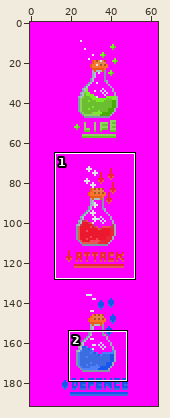
File history of a pixel-art file, _assets/itens/potion.ase. The first picture is a wide view before the edit; the outline marks the close-up.
Close-up. As it was:
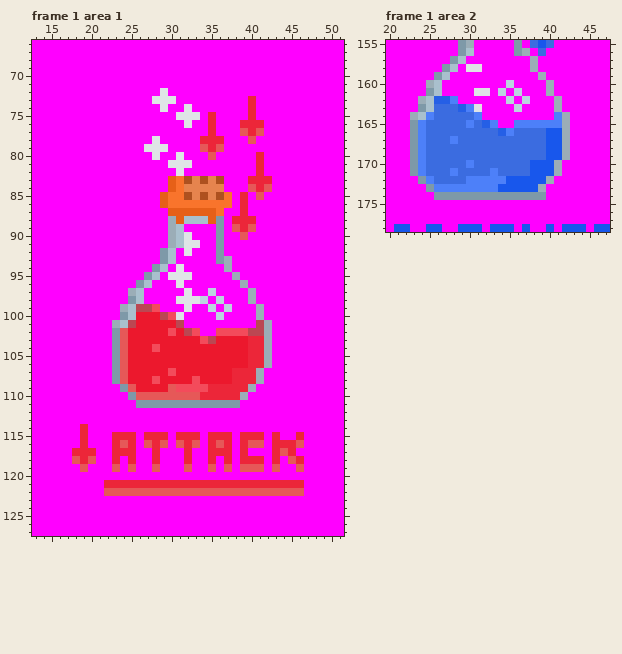
64x192 pixels, 4 frames. Shown: frame 1 area 1: x 13..51, y 66..127; frame 1 area 2: x 20..47, y 155..178. The commit also changed other frames or places, which this record leaves out.
And afterwards:
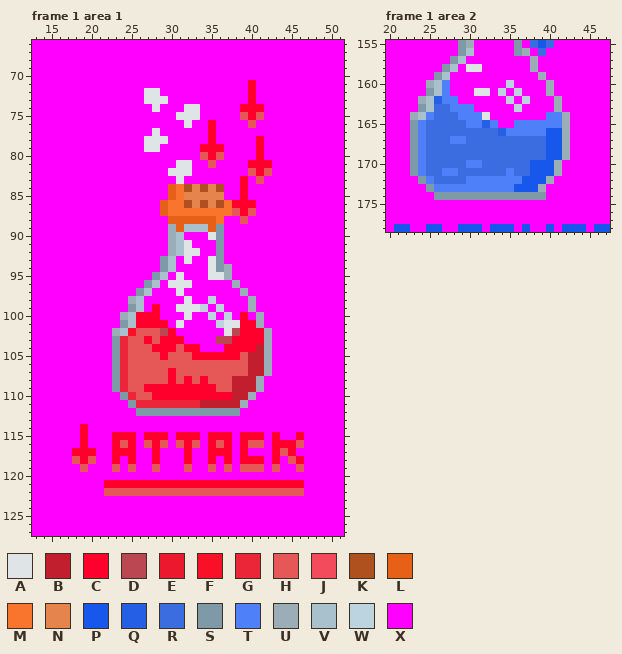
Palette (. is transparent): A #dfe4e6  B #c11f2d  C #ff002d  D #bb4752  E #ec182d  F #f90f26  G #ec2639  H #e65858  J #f34b5b  K #ae511f  L #e66018  M #f9742c  N #e6844e  P #1857ec  Q #255fe6  R #3b6ce0  S #7e99a8  T #4d80f9  U #9badb7  V #a9c0cd  W #bcd3e0  X #ff00ff
From old to new:
Changed rows in their new state; - is an unchanged pixel.
Frame 1 area 1, layer "Layer 1":
first column x 18:
 71 ----------------------C------
 72 ---------AAX----------C------
 73 ---------A--X---------C------
 74 ----------AX---A-----CCC-----
 75 -----------------X---HCH-----
 76 -----------------C---XHX-----
 77 ----------A------C---XXX-----
 78 ---------A-A----XCX---XC-----
 79 -----------X----CCC----C-----
 80 ----------X--X--HCH----C-----
 81 ------------X----H----CCC----
 82 ------------A-A-------HCH----
 83 ------------XAXXXXX--CXHX----
 84 --------------K-K-K--CXXX----
 85 -----------XL-N-N-NX-C-X-----
 86 --------------KNKNK-CCC------
 87 -----------LMMMMMM-MHCH------
 88 ------------L-LLL-M-XHX------
 89 -------------LVVVL--XXX------
 90 --------------X--A---X-------
 91 ---------------X-------------
 92 -----------XUV-A-------------
 93 --------------A--A-X---------
 94 ----------XSVX---AS----------
 95 ---------XSVX-X--AAUX--------
 96 --------XSV-A-A-----UX-------
 97 -------XSV---AX--X---UX------
 98 -------U-----X-XXWX----------
 99 ------XSVXC--A-AWXWX--UX-----
100 ------U-CCCXXXA--WXW-C-------
101 -----XSVCCCCXA----WAACCUX----
102 -----UVFHHHDCXXX--XADCCC-----
103 ------GHHCHCCCXXXXDDCCCC-----
104 ------GHHHCCCHCCXXXCCCCB-----
105 ------GHHHHCHHHCCCCCCHBB-----
106 ------GHHHHHHHHHHHHHHHBB-----
107 ------GHHHHHCHHHHHHHHHBBU----
108 ------GHHHHHCHCHCHHHBBB------
109 -----SG-HCCCCCCCCCHHBBBU-----
110 ------SG--CCCCCCCCCCBBU------
111 -------SGGGGGGGGBBBBBU-------
112 --------SSSSSSSSSSSSS--------
114 -C---------------------------
115 -C---CCC-CCC-CCC-CCC-CCC-C--C
116 -C---C-C--C---C--C-C-C---CCC-
117 CCC--CCC--C---C--CCC-C---C-C-
118 -C---C-C--C---C--C-C-CCC-C--C
121 ----CCCCCCCCCCCCCCCCCCCCCCCCC
Frame 1 area 2, layer "Layer 1":
first column x 27:
160 T-------------
161 T-------------
162 T-------------
163 -TT-X---------
164 --TT-A-------T
165 ----T---------
166 ---------TTTT-
167 --T-----------
170 ----T---------
171 T-----R-T-----
172 --------TT----
173 -------TT-----
Where, in picture pixels (left, top, right, bottom), the same in both close-ups:
changed: (72, 80, 304, 488)
changed: (442, 80, 554, 192)
